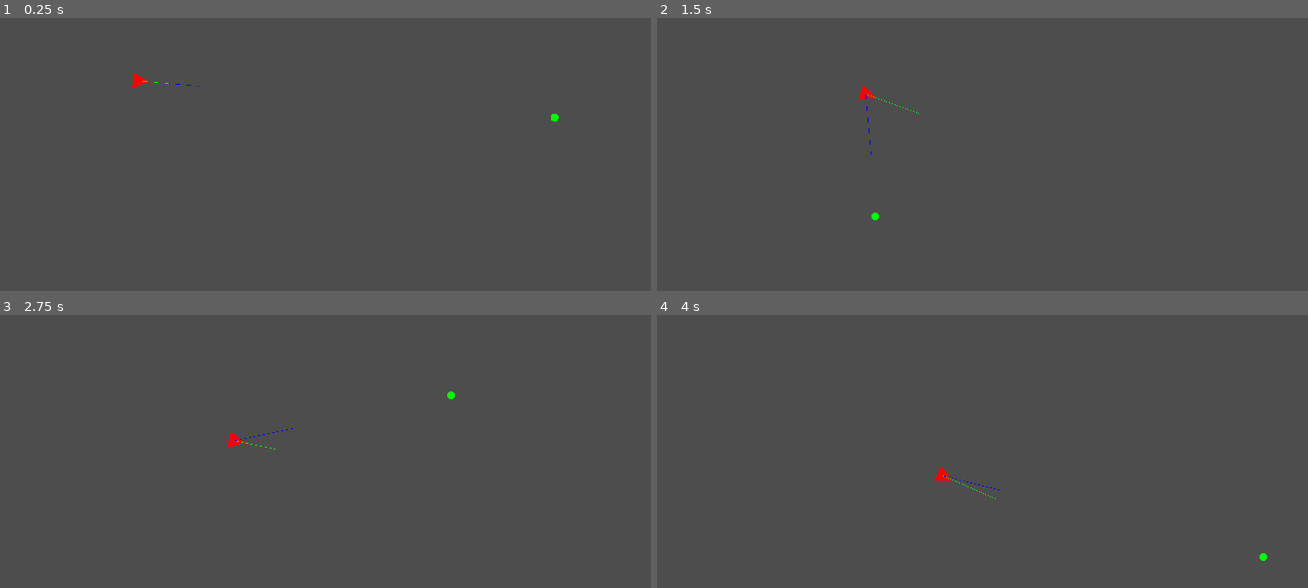
Above: before the commit, frames 1-4 (two rows, left to right).
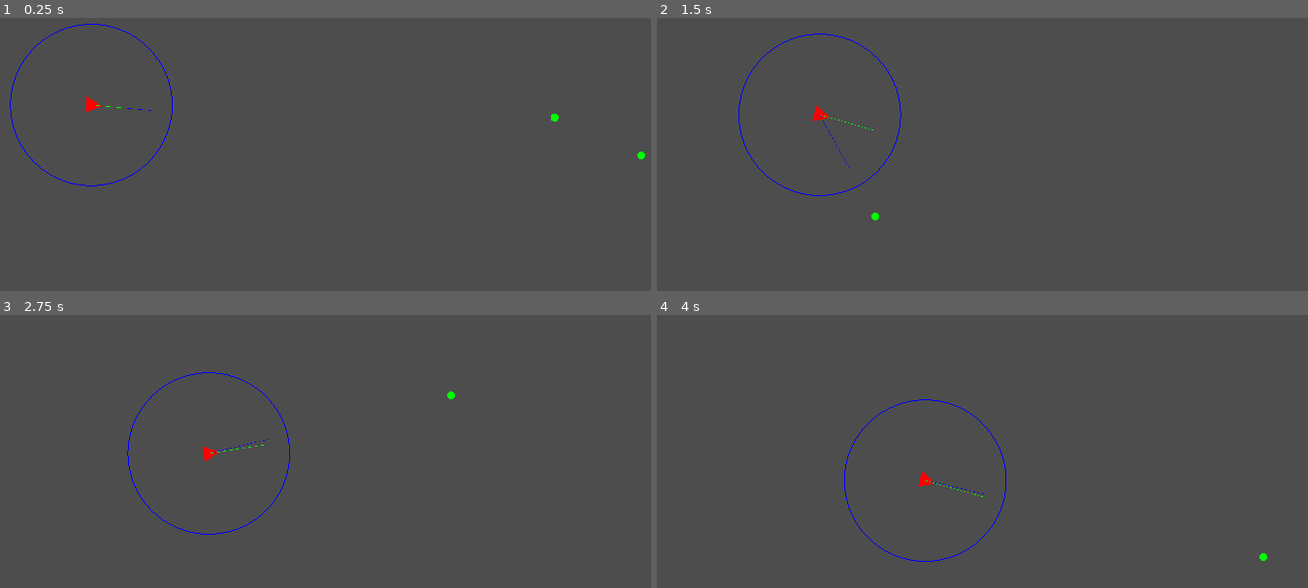
Above: after the commit, the same moments.

Repository: SomeLazyGuy/steering-behaviors-godot-4
Game: Godot game, scene res://main.tscn
Two runs of this game, one before a commit and one after it. Both use one fixed random seed, a clock stepped at 60 frames per second and the inputs below.
Inputs (mouse positions are in pixels of both pictures, inside the frame that each line leads up to):
- Up to frame 1 (0.25 s): no input
- Up to frame 2 (1.5 s): move the mouse to (1203, 173) at 0.52 s; click (1203, 173) at 0.67 s; move the mouse to (878, 217) at 1.27 s; click (878, 217) at 1.42 s
- Up to frame 3 (2.75 s): move the mouse to (449, 394) at 2.02 s; click (449, 394) at 2.17 s
- Up to frame 4 (4 s): move the mouse to (989, 577) at 2.77 s; click (989, 577) at 2.92 s; move the mouse to (1262, 555) at 3.52 s; click (1262, 555) at 3.67 s

The runs differ from the first frame. In frame 1, 0.4% of the frame differs, in the area x 1-100%, y 2-62%; in frame 2, 0.4%; in frame 3, 0.4%; in frame 4, 0.4%.

Commit message:
add panic radius

Diff:
--- a/main.tscn
+++ b/main.tscn
@@ -7,7 +7,7 @@
 [node name="Node2D" type="Node2D"]
 
 [node name="Vehicle" type="Node2D" parent="."]
-position = Vector2(368, 258)
+position = Vector2(252, 318)
 script = ExtResource("1_kqnlq")
 width = 20.0
 height = 40.0
@@ -21,15 +21,25 @@
 _get_automatically = true
 
 [node name="SteeringBehavior" type="Node2D" parent="Vehicle" node_paths=PackedStringArray("target")]
-position = Vector2(-368, -258)
 script = ExtResource("3_lc757")
 target = NodePath("../../Target")
-/type = 2
-/arrive/deceleration = 1
-/arrive/deceleration_tweeker = 0.3
+/type = 1
+/flee/panic_radius = 200.0
+/flee/show_panic_radius = true
+
+[node name="SteeringBehavior2" type="Node2D" parent="Vehicle" node_paths=PackedStringArray("target")]
+script = ExtResource("3_lc757")
+target = NodePath("../../Target2")
+/type = 0
 
 [node name="Target" type="Node2D" parent="."]
 position = Vector2(1408, 350)
 script = ExtResource("2_bscpj")
 radius = 10.0
 color = Color(0, 1, 0, 1)
+
+[node name="Target2" type="Node2D" parent="."]
+position = Vector2(1622, 444)
+script = ExtResource("2_bscpj")
+radius = 10.0
+color = Color(0, 1, 0, 1)
--- a/steering_behaviors/steering_behavior.gd
+++ b/steering_behaviors/steering_behavior.gd
@@ -20,9 +20,15 @@
 var _type: SteeringBehaviorType;
 var _deceleration: Deceleration;
 var _deceleration_tweeker: float = 0.3;
-var _panic_radius: float = 100;
+var _panic_radius: float;
+var _show_panic_radius: bool;
 
 @onready var _vehicle: Vehicle = get_parent();
+
+func _draw() -> void:
+	if _show_panic_radius:
+		draw_arc(Vector2.ZERO, _panic_radius, 0, 2 * PI, 360, Color(0, 0, 1, 1));
+
 
 func _get(property: StringName):
 	if property == "/type":
@@ -31,6 +37,9 @@
 	if property == "/flee/panic_radius":
 		return _panic_radius;
 
+	if property == "/flee/show_panic_radius":
+		return _show_panic_radius;
+
 	if property == "/arrive/deceleration":
 		return _deceleration;
 
@@ -38,13 +47,16 @@
 		return _deceleration_tweeker;
 
 
-func _set(property: StringName, value: Variant):
+func _set(property: StringName, value: Variant) -> bool:
 	if property == "/type":
 		_type = value;
 		notify_property_list_changed()
 
 	if property == "/flee/panic_radius":
 		_panic_radius = value;
+
+	if property == "/flee/show_panic_radius":
+		_show_panic_radius = value;
 
 	if property == "/arrive/deceleration":
 		_deceleration = value;
@@ -68,6 +80,13 @@
 		property_list.append({
 			"name": "/flee/panic_radius",
 			"type": TYPE_FLOAT,
+			"hint": PROPERTY_HINT_RANGE,
+			"hint_string": "-1,2000,or_greater",
+		})
+
+		property_list.append({
+			"name": "/flee/show_panic_radius",
+			"type": TYPE_BOOL,
 		})
 
 	if _type == SteeringBehaviorType.ARRIVE:
@@ -84,6 +103,10 @@
 		})
 
 	return property_list
+
+
+func get_show_panic_radius() -> bool:
+	return _show_panic_radius;
 
 
 func calculate() -> Vector2:
@@ -103,14 +126,20 @@
 
 func _seek() -> Vector2:
 	var _desired_velocity: Vector2 = _vehicle.position.direction_to(target.position) * _vehicle.max_speed;
-	_vehicle.desired_velocity = _desired_velocity;
+	_vehicle.desired_velocity += _desired_velocity;
 	return _desired_velocity - _vehicle.velocity;
 
 
 func _flee() -> Vector2:
-	var _desired_velocity: Vector2 = target.position.direction_to(_vehicle.position) * _vehicle.max_speed;
-	_vehicle.desired_velocity = _desired_velocity;
-	return _desired_velocity - _vehicle.velocity;
+	var _to_target: Vector2 = _vehicle.position - target.position;
+	var _distance: float = _to_target.length();
+
+	if _distance < _panic_radius || _panic_radius < 0:
+		var _desired_velocity: Vector2 = _to_target / _distance * _vehicle.max_speed;
+		_vehicle.desired_velocity += _desired_velocity;
+		return _desired_velocity - _vehicle.velocity;
+
+	return Vector2.ZERO;
 
 
 func _arrive() -> Vector2:
@@ -122,7 +151,7 @@
 		_speed = min(_speed, _vehicle.max_speed);
 
 		var _desired_velocity: Vector2 = _to_target * _speed / _distance;
-		_vehicle.desired_velocity = _desired_velocity;
+		_vehicle.desired_velocity += _desired_velocity;
 
 		return _desired_velocity - _vehicle.velocity;
 
--- a/vehicle/vehicle.gd
+++ b/vehicle/vehicle.gd
@@ -35,7 +35,8 @@
 	draw_primitive(_verticies, [color], _verticies);
 
 	if show_desired_velocity:
-		draw_line(Vector2.ZERO, desired_velocity.rotated(-rotation), Color(0, 0, 1, 1), 1);
+		draw_line(Vector2.ZERO, desired_velocity.rotated(-rotation).limit_length(max_speed), Color(0, 0, 1, 1), 1);
+		desired_velocity = Vector2.ZERO;
 
 	if show_velocity:
 		draw_line(Vector2.ZERO, velocity.rotated(-rotation), Color(0, 1, 0, 1), 1);
@@ -78,7 +79,7 @@
 
 
 func _calculate_steering_force() -> Vector2:
-	var _steering_force: Vector2;
+	var _steering_force: Vector2 = Vector2.ZERO;
 
 	for _steering_behavior in _steering_behaviors:
 		_steering_force += _steering_behavior.calculate();
